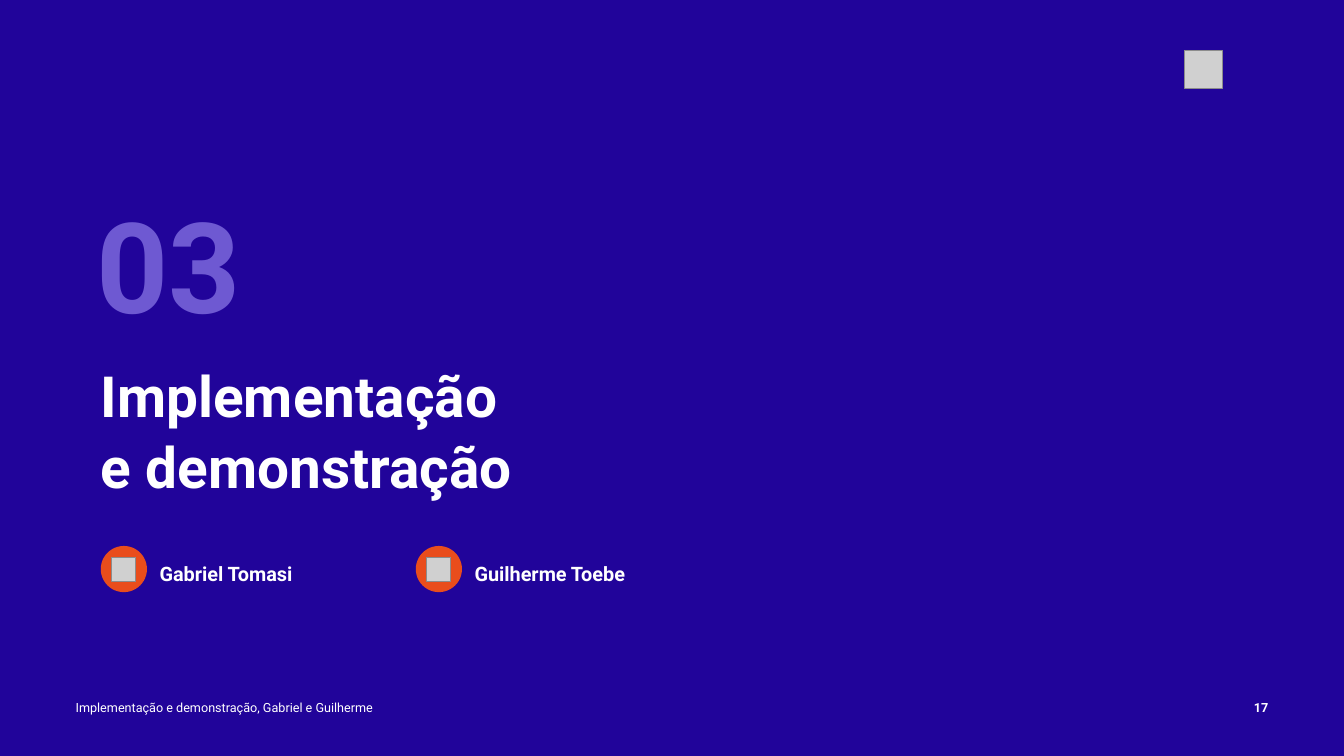
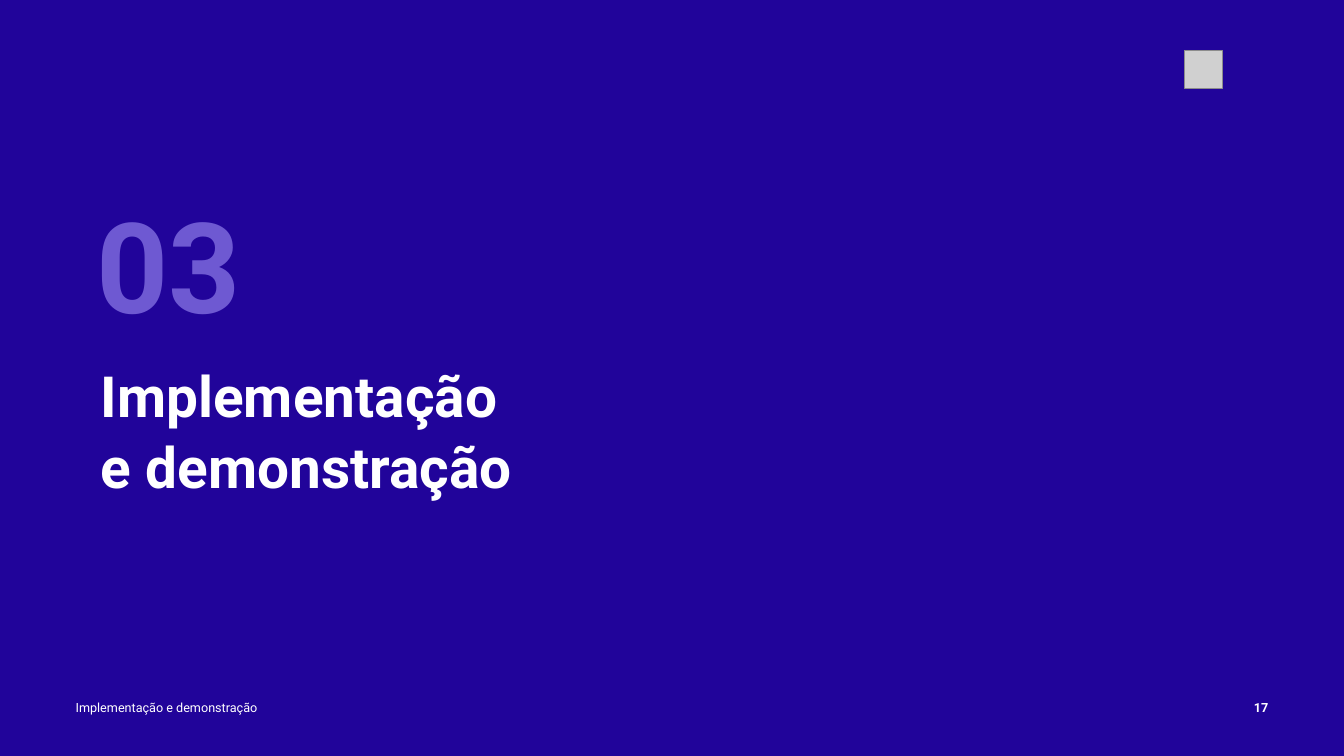
Before and after one commit to tcpassos/invite-app, a slide deck: slide 17 of trabalhos/T4-Pitch-Final.pptx. Drawn at 1344x756 pixels with LibreOffice and Linux fonts; fonts in the diff are those of the drawing; grey boxes stand for pictures. Boxes give left, top, right and bottom in pixels: in the first picture for what was removed or moved away, otherwise in the second. Text is boxed around its words. In the diff, an @@ line names an element or a change of style, - is before the commit and + after.

```diff
--- a/trabalhos/T4-Pitch-Final.pptx
+++ b/trabalhos/T4-Pitch-Final.pptx
@@ ellipse removed at [101, 546, 147, 593] @@
@@ picture removed at [112, 558, 136, 582] @@
@@ text removed at [160, 566, 293, 582] @@
-Gabriel Tomasi
@@ ellipse removed at [415, 546, 462, 593] @@
@@ picture removed at [427, 558, 452, 582] @@
@@ text removed at [475, 566, 625, 582] @@
-Guilherme Toebe
@@ text at [76, 702, 257, 715]: text changed @@
-Implementação e demonstração, Gabriel e Guilherme
+Implementação e demonstração
```
Also in this commit, not shown: 3 other slides changed, 4 other files.
